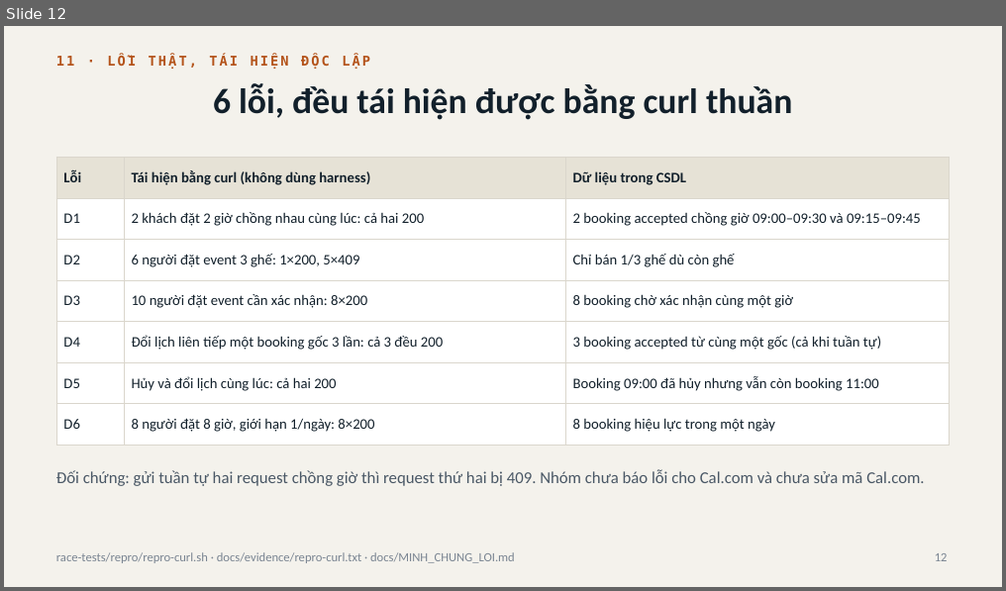
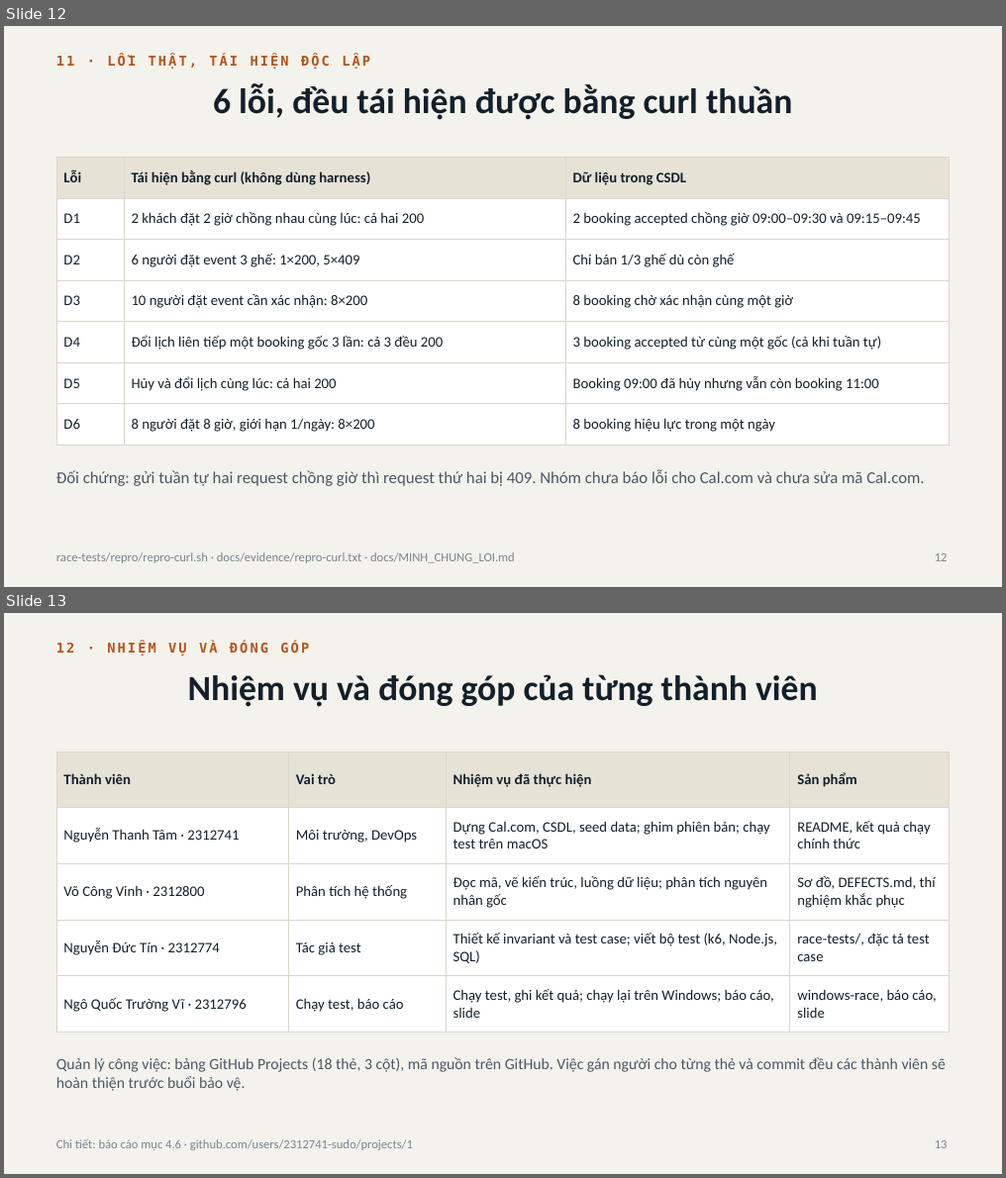
Before and after one commit to 2312741-sudo/kiem_thu_pm, a slide deck: docs/BAO_CAO_GIUA_KY_R05-K15.pptx. Shown one above the other, each under a label of ours: slide 12 before the commit, slides 12 and 13 after it. The pictures are 1006x591 and 1006x1178 pixels, drawn with LibreOffice and Linux fonts; fonts in the diff are those of the drawing. Boxes give left, top, right and bottom in pixels: in the first picture for what was removed or moved away, otherwise in the second. Text is boxed around its words. In the diff, an @@ line names an element or a change of style, - is before the commit and + after.

```diff
--- a/docs/BAO_CAO_GIUA_KY_R05-K15.pptx
+++ b/docs/BAO_CAO_GIUA_KY_R05-K15.pptx
@@ slide 13 added at (4,613,1002,1174), background #F4F2EC @@
@@ text added at (56,642,309,656), 13 pt, text #B4531A, bold @@
+12 · NHIỆM VỤ VÀ ĐÓNG GÓP
@@ title added at (188,674,818,707), 34 pt, text #12202B, bold @@
+Nhiệm vụ và đóng góp của từng thành viên
@@ table added at (56,752,949,1022), 5 rows, 4 columns @@
+Thành viên | Vai trò | Nhiệm vụ đã thực hiện | Sản phẩm
+Nguyễn Thanh Tâm · 2312741 | Môi trường, DevOps | Dựng Cal.com, CSDL, seed data; ghim phiên bản; chạy test trên macOS | README, kết quả chạy chính thức
+Võ Công Vinh · 2312800 | Phân tích hệ thống | Đọc mã, vẽ kiến trúc, luồng dữ liệu; phân tích nguyên nhân gốc | Sơ đồ, DEFECTS.md, thí nghiệm khắc phục
+Nguyễn Đức Tín · 2312774 | Tác giả test | Thiết kế invariant và test case; viết bộ test (k6, Node.js, SQL) | race-tests/, đặc tả test case
+Ngô Quốc Trường Vĩ · 2312796 | Chạy test, báo cáo | Chạy test, ghi kết quả; chạy lại trên Windows; báo cáo, slide | windows-race, báo cáo, slide
@@ text added at (56,1058,945,1091), 15 pt, text #4A5866 @@
+Quản lý công việc: bảng GitHub Projects (18 thẻ, 3 cột), mã nguồn trên GitHub. Việc gán người cho từng thẻ và commit đều các thành viên sẽ hoàn thiện trước buổi bảo vệ.
@@ text added at (56,1139,413,1151), 12 pt, text #7A8592 @@
+Chi tiết: báo cáo mục 4.6 · github.com/users/2312741-sudo/projects/1
@@ page number added at (935,1141,947,1149), 12 pt, text #7A8592 @@
+13
```
Also in this commit, not shown: 3 slides changed, 22 other files.
